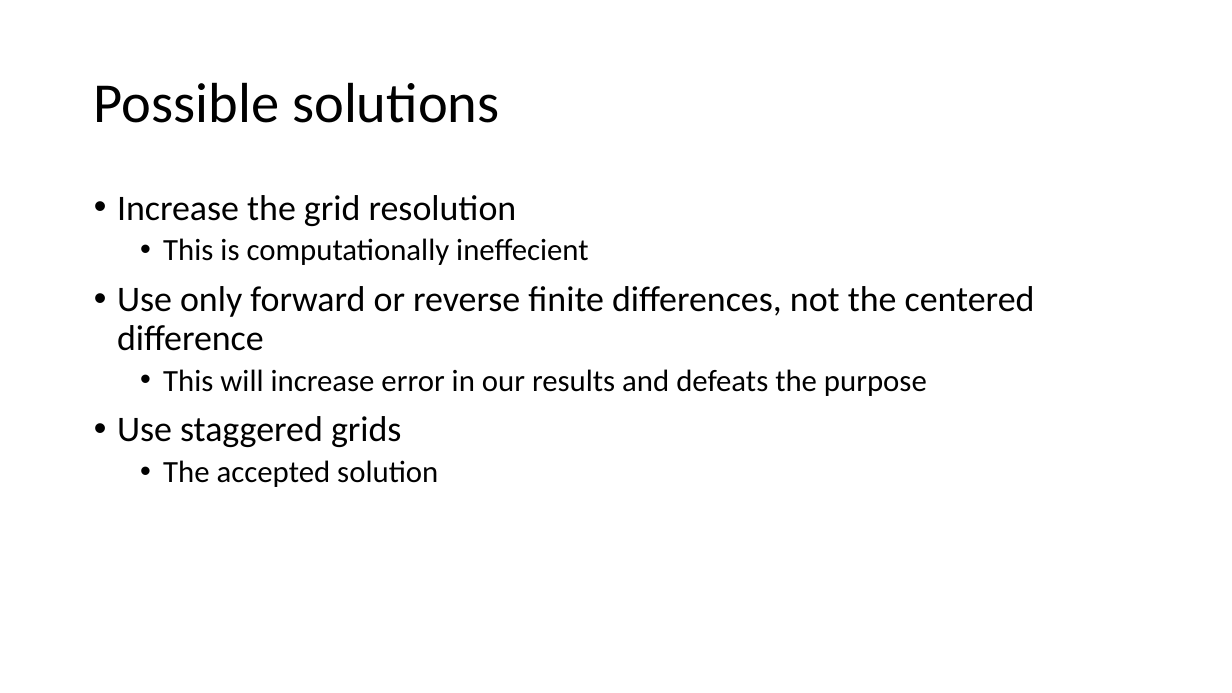
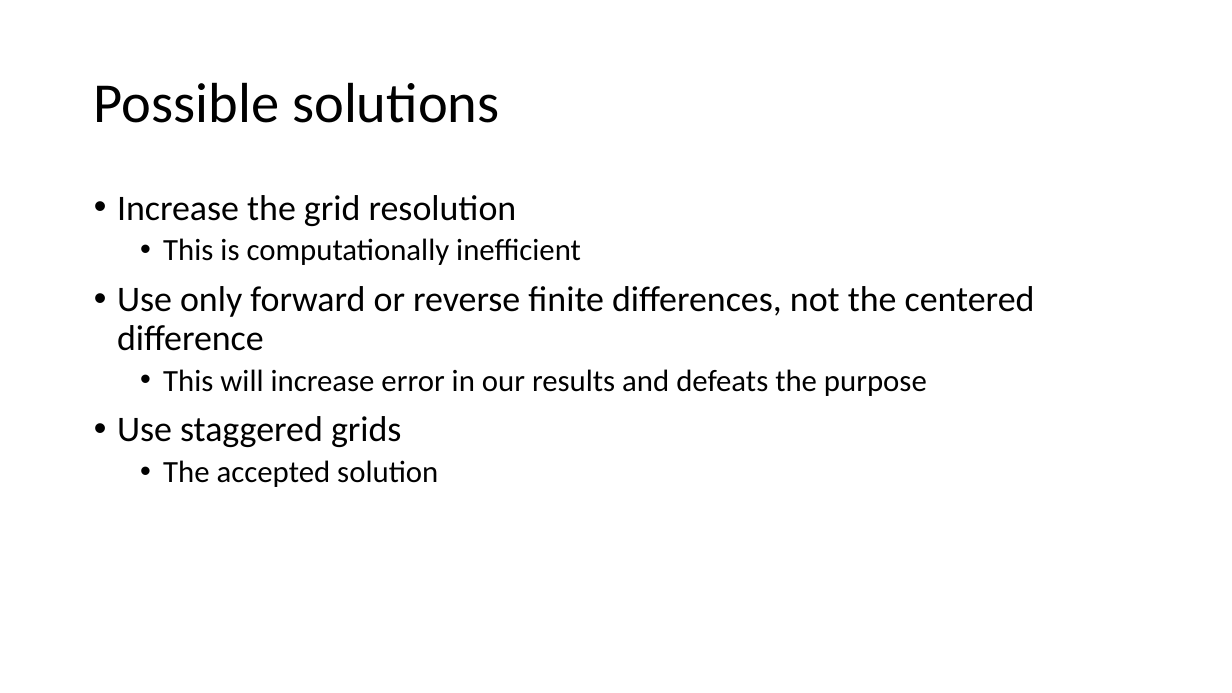
Before and after one commit to Tsintsuntsini/PHYS_581, a slide deck: slide 9 of Presentation3/Staggered Grids.pptx. Drawn at 1232x693 pixels with LibreOffice and Linux fonts; fonts in the diff are those of the drawing. Boxes give left, top, right and bottom in pixels: in the first picture for what was removed or moved away, otherwise in the second. Text is boxed around its words. In the diff, an @@ line names an element or a change of style, - is before the commit and + after.

```diff
--- a/Presentation3/Staggered Grids.pptx
+++ b/Presentation3/Staggered Grids.pptx
@@ text at [163, 238, 581, 265]: text changed @@
-  • This is computationally ineffecient
+  • This is computationally inefficient
```
Also in this commit, not shown: 6 other slides changed, 4 other files.
